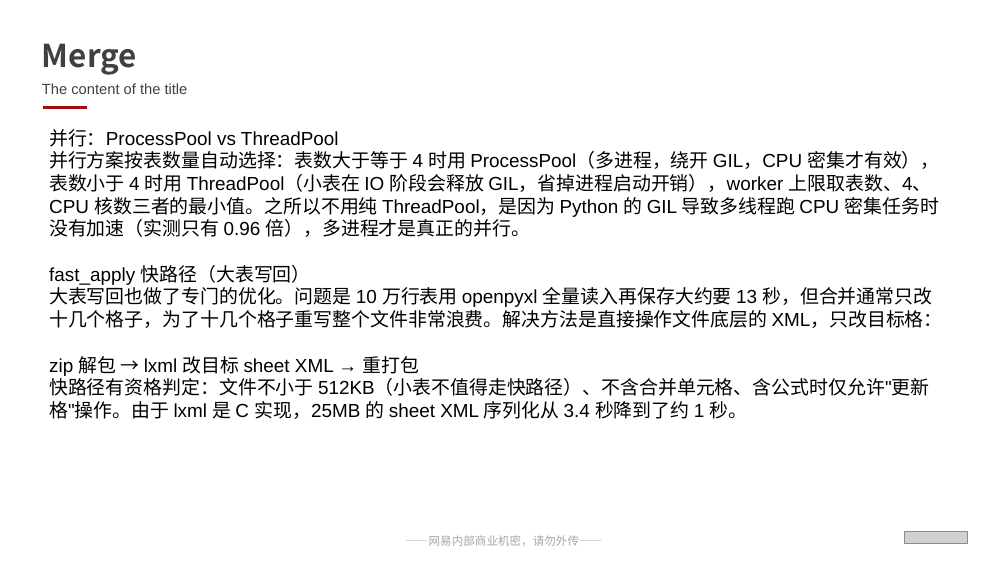
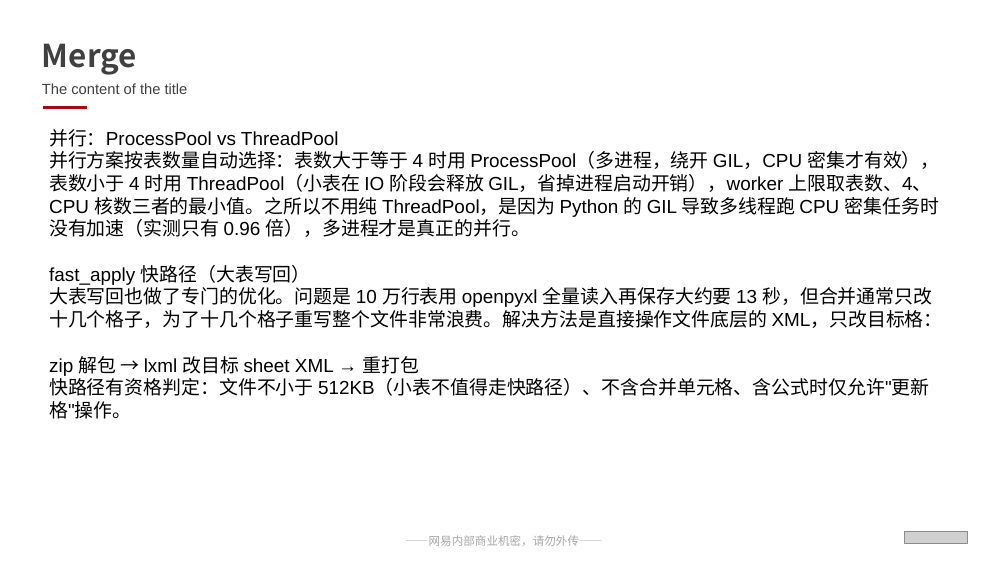
Before and after one commit to Rainwind57/ExcelAgent_And_Merge, a slide deck: slide 30 of 网易互娱通用PPT模板（含保密）.pptx (slide 26 before the commit). Drawn at 1008x567 pixels with LibreOffice and Linux fonts; fonts in the diff are those of the drawing; grey boxes stand for pictures. Boxes give left, top, right and bottom in pixels: in the first picture for what was removed or moved away, otherwise in the second. Text is boxed around its words. In the diff, an @@ line names an element or a change of style, - is before the commit and + after.

```diff
--- a/网易互娱通用PPT模板（含保密）.pptx
+++ b/网易互娱通用PPT模板（含保密）.pptx
@@ text at [49,375,930,419]: text changed @@
-快路径有资格判定：文件不小于 512KB（小表不值得走快路径）、不含合并单元格、含公式时仅允许"更新格"操作。由于 lxml 是 C 实现，25MB 的 sheet XML 序列化从 3.4 秒降到了约 1 秒。
+快路径有资格判定：文件不小于 512KB（小表不值得走快路径）、不含合并单元格、含公式时仅允许"更新格"操作。
```
Also in this commit, not shown: 6 other slides changed, 5 slides added, 1 slide removed, 11 other files.
